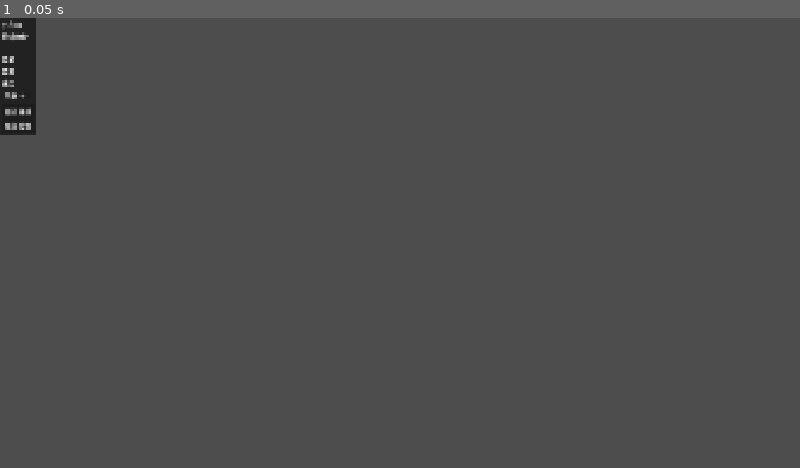
Above: before the commit, frame 1.
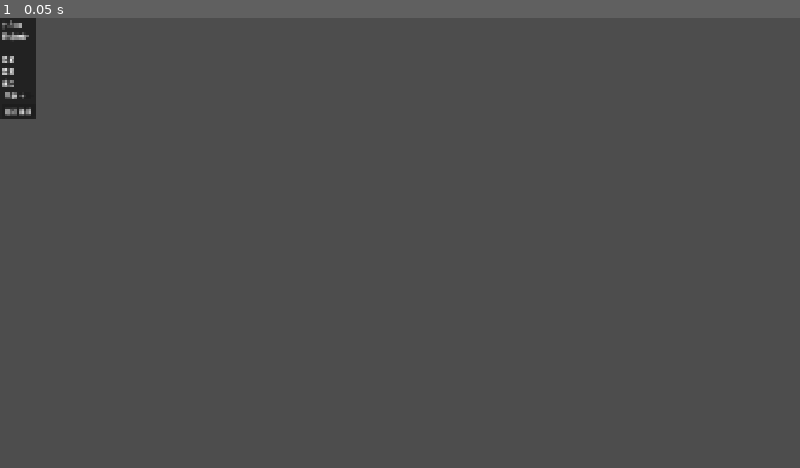
Above: after the commit, the same moment.

Repository: LYK-ce/Pictor
Game: Godot game, scene res://src/ui/WebSocket/vehicle_panel.tscn
The game is run twice, just before and just after one commit, with the same random seed, the same clock (stepped at 60 frames per second) and the same inputs. This scene is started directly instead of the project's main scene.
Inputs:
- Up to frame 1 (0.05 s): no input

The runs differ from the first frame. In frame 1, 0.2% of the frame differs, in the area x 0-5%, y 22-26%.

Commit message:
refactor: remove TakeControl button, Manual checkbox drives mode
- vehicle_panel: remove take_control_toggled, unified set_panel_state
  (NORMAL/MANUAL/AUTO) to prevent style override conflicts
- vehicle_panel_manager: replace _on_take_control_toggled with
  _on_mode_toggled (from Manual checkbox)
- vehicle_panel.tscn: remove TakeControl button + connection

Diff:
--- a/src/ui/WebSocket/vehicle_panel.gd
+++ b/src/ui/WebSocket/vehicle_panel.gd
@@ -4,27 +4,30 @@
 ##
 ## VehiclePanel — 单车信息面板
 
-signal take_control_toggled(vehicle_id: String, pressed: bool)
+enum PanelState { NORMAL, MANUAL, AUTO }
+
 signal panel_clicked(vehicle_id: String, ctrl_held: bool)
+signal mode_toggled(vehicle_id: String, to_manual: bool)
 
 @onready var _id_label := $VBoxContainer/ID as Label
 @onready var _pose_label := $VBoxContainer/Pose as Label
 @onready var _pos_label := $VBoxContainer/Position as Label
 @onready var _vel_label := $VBoxContainer/Velocity as Label
-@onready var _btn_take := $VBoxContainer/TakeControl as Button
 
 var _style_normal: StyleBoxFlat
-var _style_selected: StyleBoxFlat
-var _style_auto_selected: StyleBoxFlat
+var _style_manual: StyleBoxFlat
+var _style_auto: StyleBoxFlat
 
 
 func _ready() -> void:
 	_style_normal = get_theme_stylebox("panel").duplicate() as StyleBoxFlat
-	_style_selected = _style_normal.duplicate()
-	_style_selected.border_color = Color(1.0, 0.5, 0.3)
-	_style_auto_selected = _style_normal.duplicate()
-	_style_auto_selected.border_color = Color(0.3, 1.0, 0.5)
+	_style_manual = _style_normal.duplicate()
+	_style_manual.border_color = Color(1.0, 0.5, 0.3)   # 橙色 = Manual
+	_style_auto = _style_normal.duplicate()
+	_style_auto.border_color = Color(0.3, 1.0, 0.5)      # 绿色 = Auto 队列
 	mouse_filter = MOUSE_FILTER_PASS
+
+
 func Update(vehicle_id: String, position: String, yaw: String, velocity: String) -> void:
 	_id_label.text = vehicle_id
 	_pos_label.text = position
@@ -36,11 +39,6 @@
 	EventBus.ws_disconnect_requested.emit(_id_label.text)
 
 
-func _on_take_control_toggled(pressed: bool) -> void:
-	print("[VehiclePanel] take_control_toggled: ", _id_label.text, " pressed=", pressed)
-	take_control_toggled.emit(_id_label.text, pressed)
-
-
 func _gui_input(event: InputEvent) -> void:
 	if event is InputEventMouseButton:
 		var mb := event as InputEventMouseButton
@@ -49,28 +47,22 @@
 			accept_event()
 
 
-func set_selected(selected: bool) -> void:
-	add_theme_stylebox_override("panel", _style_selected if selected else _style_normal)
+func set_panel_state(state: int) -> void:
+	match state:
+		PanelState.MANUAL:
+			add_theme_stylebox_override("panel", _style_manual)
+		PanelState.AUTO:
+			add_theme_stylebox_override("panel", _style_auto)
+		_:
+			add_theme_stylebox_override("panel", _style_normal)
 
-
-func set_pressed(pressed: bool) -> void:
-	_btn_take.set_pressed_no_signal(pressed)
 
 func set_manual_checked(checked: bool) -> void:
 	$VBoxContainer/Manual.set_pressed_no_signal(checked)
 
 
 func _on_manual_toggled(toggled_on: bool) -> void:
-	var id := _id_label.text
-	if toggled_on:
-		EventBus.cmd_send.emit(id, MessageBuilder.build_mode_switch_to_manual())
-	else:
-		EventBus.cmd_send.emit(id, MessageBuilder.build_mode_switch_to_auto())
-
-
-
-func set_auto_selected(selected: bool) -> void:
-	add_theme_stylebox_override("panel", _style_auto_selected if selected else _style_normal)
+	mode_toggled.emit(_id_label.text, toggled_on)
 
 
 func set_mode_label(mode: String) -> void:
--- a/src/ui/WebSocket/vehicle_panel.tscn
+++ b/src/ui/WebSocket/vehicle_panel.tscn
@@ -52,11 +52,5 @@
 layout_mode = 2
 text = "断开连接"
 
-[node name="TakeControl" type="Button" parent="VBoxContainer" unique_id=515132288]
-layout_mode = 2
-toggle_mode = true
-text = "接管控制"
-
 [connection signal="toggled" from="VBoxContainer/Manual" to="." method="_on_manual_toggled"]
 [connection signal="pressed" from="VBoxContainer/Disconnect" to="." method="_on_disconnect_pressed"]
-[connection signal="toggled" from="VBoxContainer/TakeControl" to="." method="_on_take_control_toggled"]
--- a/src/ui/WebSocket/vehicle_panel_manager.gd
+++ b/src/ui/WebSocket/vehicle_panel_manager.gd
@@ -21,8 +21,8 @@
 		return
 	var panel := vehicle_panel_scene.instantiate()
 	panel.name = vehicle_id
-	panel.take_control_toggled.connect(_on_take_control_toggled)
 	panel.panel_clicked.connect(_on_panel_clicked)
+	panel.mode_toggled.connect(_on_mode_toggled)
 	add_child(panel)
 	_panels[vehicle_id] = panel
 
@@ -33,10 +33,7 @@
 
 	# Ctrl+点手动车 → 切换回 auto，加入队列
 	if vehicle_id == app_state.manual_target:
-		var panel = _panels.get(vehicle_id)
-		if panel:
-			panel.set_pressed(false)
-			panel.set_manual_checked(false)
+		_panels[vehicle_id].set_manual_checked(false)
 		app_state.manual_target = ""
 		EventBus.cmd_send.emit(vehicle_id, MessageBuilder.build_mode_switch_to_auto())
 		app_state.selected_ids.append(vehicle_id)
@@ -51,13 +48,12 @@
 	_update_selection()
 
 
-func _on_take_control_toggled(vehicle_id: String, pressed: bool) -> void:
-	if pressed:
+func _on_mode_toggled(vehicle_id: String, to_manual: bool) -> void:
+	if to_manual:
 		# —— 切换为 Manual ——
 		# 释放旧手动车 → 未选中
 		if not app_state.manual_target.is_empty() and app_state.manual_target != vehicle_id:
 			var old := app_state.manual_target
-			_panels[old].set_pressed(false)
 			_panels[old].set_manual_checked(false)
 			EventBus.cmd_send.emit(old, MessageBuilder.build_mode_switch_to_auto())
 
@@ -69,10 +65,6 @@
 		EventBus.cmd_send.emit(vehicle_id, MessageBuilder.build_mode_switch_to_manual())
 	else:
 		# —— 切换为 Auto ——
-		var panel = _panels.get(vehicle_id)
-		if panel:
-			panel.set_pressed(false)
-			panel.set_manual_checked(false)
 		app_state.manual_target = ""
 		EventBus.cmd_send.emit(vehicle_id, MessageBuilder.build_mode_switch_to_auto())
 		# 不加入 selected_ids，变未选中
@@ -106,15 +98,13 @@
 
 func _update_selection() -> void:
 	for id: String in _panels:
-		var is_manual: bool = id == app_state.manual_target
-		var is_auto: bool = app_state.selected_ids.has(id)
-
-		_panels[id].set_selected(is_manual)
-		_panels[id].set_auto_selected(is_auto)
-
-		if is_manual:
-			_panels[id].set_mode_label("Manual")
-		elif is_auto:
-			_panels[id].set_mode_label("Auto")
+		var panel = _panels[id]
+		if id == app_state.manual_target:
+			panel.set_panel_state(panel.PanelState.MANUAL)
+			panel.set_mode_label("Manual")
+		elif app_state.selected_ids.has(id):
+			panel.set_panel_state(panel.PanelState.AUTO)
+			panel.set_mode_label("Auto")
 		else:
-			_panels[id].set_mode_label("")
+			panel.set_panel_state(panel.PanelState.NORMAL)
+			panel.set_mode_label("")
